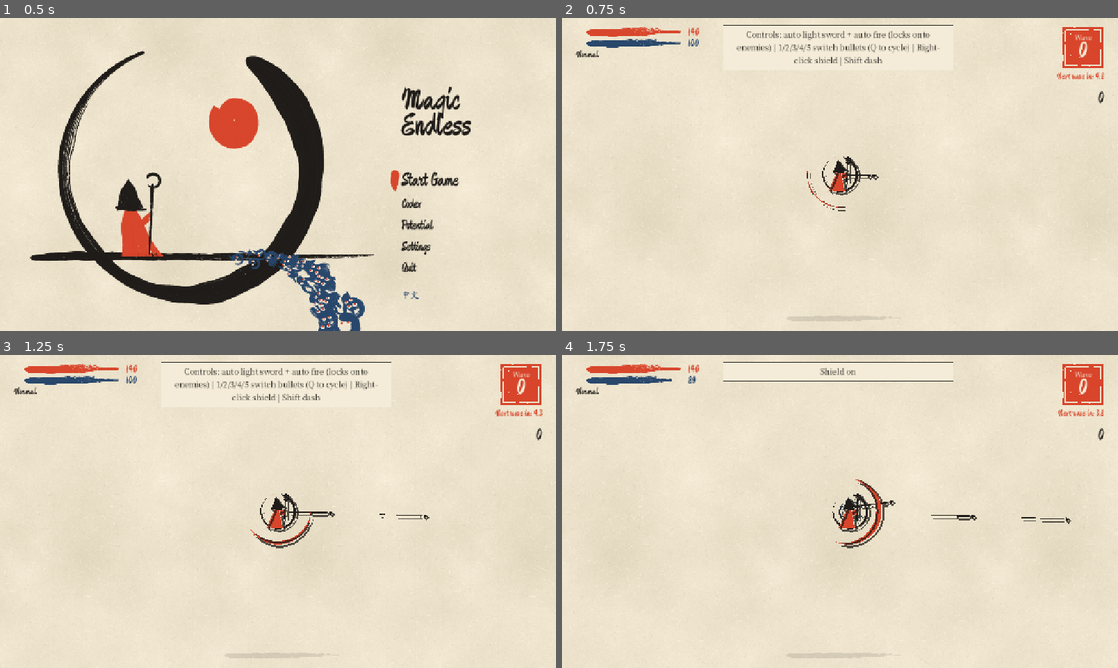
Above: before the commit, frames 1-4 (two rows, left to right).
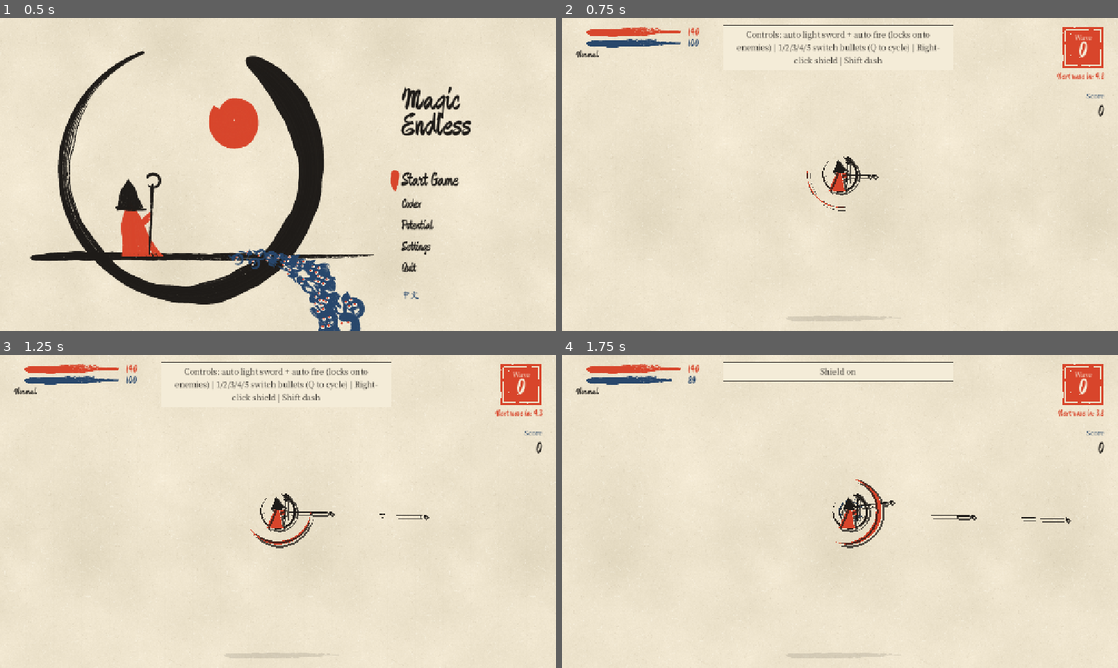
Above: after the commit, the same moments.

Repository: KuthorX/MagicEndless
Game: Godot game, scene res://scenes/MainMenu.tscn
The game is run twice, just before and just after one commit, with the same random seed, the same clock (stepped at 60 frames per second) and the same inputs.
Inputs (mouse positions are in pixels of both pictures, inside the frame that each line leads up to):
- Up to frame 1 (0.5 s): no input
- Up to frame 2 (0.75 s): click "Start Game" at 0.5 s
- Up to frame 3 (1.25 s): no input
- Up to frame 4 (1.75 s): tap Enter at 1.25 s; move the mouse to (962, 495) at 1.27 s; hold D (move_right) from 1.28 s (still down); hold Right mouse button (shield) from 1.28 s (still down); click (962, 495) at 1.42 s

Frame 1 is identical in both runs. In frame 2, less than 0.1% of the frame differs, in the area x 94-98%, y 23-32%; in frame 3, less than 0.1%; in frame 4, 0.1%, in the area x 49-98%, y 23-54%.

Commit message:
feat: relief-cut walls hatched on the shadow side, hand-cut rings, score caption
Co-Authored-By: Claude Opus 5.5 <noreply@anthropic.com>

Diff:
--- a/scenes/EndlessMode2D.tscn
+++ b/scenes/EndlessMode2D.tscn
@@ -281,7 +281,6 @@
 theme_override_colors/font_outline_color = Color(0.929, 0.89, 0.8, 1)
 theme_override_constants/outline_size = 6
 horizontal_alignment = 2
-visible = false
 
 [node name="ScoreLabel" type="Label" parent="HUD/Ledger/Box"]
 layout_mode = 2
--- a/scripts/carved_wall.gd
+++ b/scripts/carved_wall.gd
@@ -1,13 +1,16 @@
 class_name CarvedWall
 extends Node2D
 
-## A wall cut into the woodblock: a heavy sumi keyline whose corners overshoot (the knife runs
-## past the corner, as on a real block), filled with diagonal gouge hatching. Line only, no
-## grey fill, so terrain reads as carved ink on the same paper as the menu.
+## A wall cut into the woodblock: a sumi keyline whose corners overshoot (the knife runs past
+## the corner, as on a real block), with gouge hatching only along the shadow side (bottom and
+## right), so the block reads as carved relief. Line only, no grey fill.
 
 const KEYLINE := 3.0
 const OVERSHOOT := 6.0
-const HATCH_STEP := 9.0
+const HATCH_STEP_MIN := 8.0
+const HATCH_STEP_MAX := 13.0
+## Blocks thinner than this are hatched through; thicker ones only along the shadow band.
+const SHADOW_BAND := 16.0
 const HATCH_WIDTH := 1.4
 const HATCH_INSET := 5.0
 const WOBBLE := 1.2
@@ -55,8 +58,23 @@
 	var inner := Rect2(Vector2.ONE * HATCH_INSET, size - Vector2.ONE * HATCH_INSET * 2.0)
 	if inner.size.x <= 0.0 or inner.size.y <= 0.0:
 		return
+	# Bottom band, then right band (minus the shared corner): the side away from the light.
+	var bands: Array[Rect2] = [inner]
+	if inner.size.y > SHADOW_BAND * 1.6 or inner.size.x > SHADOW_BAND * 1.6:
+		var band_h := minf(SHADOW_BAND, inner.size.y)
+		var band_w := minf(SHADOW_BAND, inner.size.x)
+		bands = [
+			Rect2(inner.position.x, inner.end.y - band_h, inner.size.x, band_h),
+			Rect2(inner.end.x - band_w, inner.position.y, band_w, inner.size.y - band_h),
+		]
+	var step := rng.randf_range(HATCH_STEP_MIN, HATCH_STEP_MAX)
+	for band in bands:
+		if band.size.x > 1.0 and band.size.y > 1.0:
+			_hatch_rect(band, step, rng)
+
+func _hatch_rect(inner: Rect2, step: float, rng: RandomNumberGenerator) -> void:
 	var span := inner.size.x + inner.size.y
-	var k := 0.0
+	var k := rng.randf_range(0.0, step)
 	while k < span:
 		var seg := _clip_diagonal(inner, k)
 		if seg.size() == 2:
@@ -66,7 +84,7 @@
 			var p1: Vector2 = seg[1] - d * rng.randf_range(0.0, 3.0)
 			if p0.distance_to(p1) > 2.0:
 				draw_line(p0, p1, ink, HATCH_WIDTH)
-		k += HATCH_STEP
+		k += step * rng.randf_range(0.8, 1.2)
 
 ## The segment of the line x + y = inner.position.x + inner.position.y + k inside `inner`.
 func _clip_diagonal(inner: Rect2, k: float) -> PackedVector2Array:
--- a/scripts/endless_mode_2d.gd
+++ b/scripts/endless_mode_2d.gd
@@ -27,7 +27,7 @@
 const DEBUG_SHOT_START_WAVE := 4
 const DEBUG_SHOT_BATTLE_SECONDS := 4.0
 ## Carved walls are line work, so they can take near-full ink; a touch of wash keeps them under the fight.
-const WALL_PALE_INK := 0.12
+const WALL_PALE_INK := 0.35
 const WALL_WASH := Color(0.6, 0.6, 0.62)
 const CARD_MIN_HEIGHT := 200.0
 const CARD_MAX_HEIGHT := 360.0
--- a/scripts/ink.gd
+++ b/scripts/ink.gd
@@ -27,10 +27,14 @@
 	const ARCS := 3
 	const GAP := 0.16
 	const TICKS := 8
+	# Each cut is a little off the last: uneven spans, radii and widths, so it reads cut by hand.
+	const JITTER := [0.0, 0.31, -0.22]
 	var step := TAU / float(ARCS)
 	for i in ARCS:
-		var a0 := float(i) * step + GAP
-		ci.draw_arc(center, r, a0, a0 + step - GAP * 2.0, 18, c, width)
+		var j: float = JITTER[i]
+		var a0 := float(i) * step + GAP + j * 0.4
+		var rr := r * (1.0 + j * 0.08)
+		ci.draw_arc(center, rr, a0, a0 + step - GAP * 2.0 - absf(j) * 0.3, 18, c, width * (1.0 + j))
 	for i in TICKS:
 		var a := (float(i) + 0.5) * TAU / float(TICKS)
 		var d := Vector2.from_angle(a)
